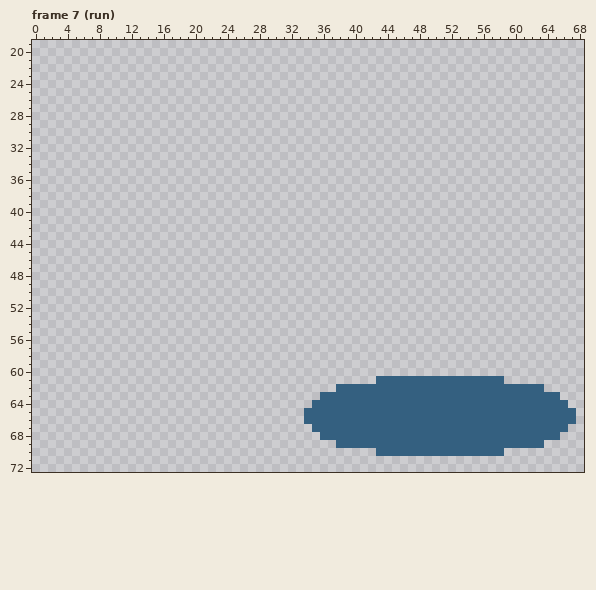
Pixel-art file -- assets_src/image/units/thief/cherrystone/battle_thief_gold_cherrystone2.ase. The picture above was drawn from the file before the commit.
85x77 pixels, 29 frames. Shown: frame 7 (run): x 0..68, y 19..72. The commit also changed other frames, which this record leaves out.
New version:
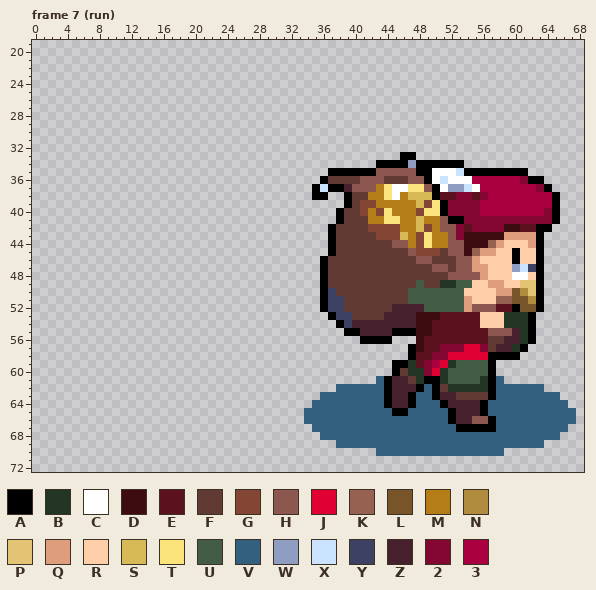
Palette (. is transparent): A #000000  B #233524  C #ffffff  D #3c0c11  E #5c111e  F #623a34  G #844634  H #8c574f  J #e00031  K #976152  L #785528  M #b47d18  N #b08c3e  P #e3c374  Q #de9d7b  R #ffcfaa  S #d7b956  T #fae47b  U #435d45  V #346080  W #8f9dc2  X #cae4ff  Y #3d4265  Z #47202e  2 #830633  3 #aa003f
The edit:
{"change": "layer \"bag\" now shown"}
{"where": "frame 7 (run), layers \"bag\", \"Layer 1\""}
{"frame":7,"y":33,"x":46,"old":"..","new":"AA"}
{"frame":7,"y":34,"x":43,"old":"...........","new":"AAAAWAAAAAA"}
{"frame":7,"y":35,"x":37,"old":".........................","new":"AAAAAAHHHHHAACCCXAAAAAAAA"}
{"frame":7,"y":36,"x":36,"old":"............................","new":"AFFFFHHHFFFHHACXCCC3333332AA"}
{"frame":7,"y":37,"x":35,"old":"..............................","new":"AXAAZHHHMTCCTTHACWWXC33333332A"}
{"frame":7,"y":38,"x":35,"old":"..","new":"AA"}
{"frame":7,"y":38,"x":39,"old":"...........................","new":"AFFMMTCMSSSAEE22E233333333A"}
{"frame":7,"y":39,"x":39,"old":"...........................","new":"AFGGMMMMMSGTA2222333333333A"}
{"frame":7,"y":40,"x":38,"old":"............................","new":"AFFGMGTMMMGTTA2222333333332A"}
{"frame":7,"y":41,"x":38,"old":"............................","new":"AFFFMMTTMMSMMHAA22222222222A"}
{"frame":7,"y":42,"x":37,"old":"............................","new":"AFFFFGGGGMMSGMHH2E2222DDEEAA"}
{"frame":7,"y":43,"x":37,"old":"...........................","new":"AFFFFFGGGSMGTMMH2DDDDDQQQQA"}
{"frame":7,"y":44,"x":37,"old":"...........................","new":"AFFFFFFFHHMGTMMHHDDDKQRRRQA"}
{"frame":7,"y":45,"x":37,"old":"...........................","new":"AFFFFFFFFFHGGGFHHDKQQRRARRA"}
{"frame":7,"y":46,"x":36,"old":"............................","new":"AFFFFFFFFFFFHHFFFHHQRRRRARRA"}
{"frame":7,"y":47,"x":36,"old":"............................","new":"AFFFFFFFFFFFFFHHFHHQQRRRWXYA"}
{"frame":7,"y":48,"x":36,"old":"............................","new":"AFFFFFFFFFFFFFFFHHHHQRRRCCRA"}
{"frame":7,"y":49,"x":36,"old":"............................","new":"AFFFFFFFFFFFUFFBBUURRQQRRPPA"}
{"frame":7,"y":50,"x":36,"old":"............................","new":"AYFFFFFFFFFUUUUUUURRRRQQLNPA"}
{"frame":7,"y":51,"x":36,"old":"............................","new":"AYYFFFFFFFFUUUUUUUQRRRKKLLNA"}
{"frame":7,"y":52,"x":36,"old":"............................","new":"AYYFFFFFFZZZZUUUUUQHHHEEALLA"}
{"frame":7,"y":53,"x":37,"old":"..........................","new":"AYYFFFFZZZZDDDEEEEERRRBBBA"}
{"frame":7,"y":54,"x":38,"old":".........................","new":"AYZZZZZZZZDDEEEEEERRRBBBA"}
{"frame":7,"y":55,"x":39,"old":"........................","new":"AAZZZZAAADDEEEEEEEHHHZBA"}
{"frame":7,"y":56,"x":41,"old":"....","new":"AAAA"}
{"frame":7,"y":56,"x":48,"old":"...............","new":"DEEEEEEEEFFZZBA"}
{"frame":7,"y":57,"x":47,"old":"...............","new":"ADEE222JJ2FZZBA"}
{"frame":7,"y":58,"x":47,"old":"..............","new":"AEE22JJJJJAAAA"}
{"frame":7,"y":59,"x":45,"old":".............","new":"AABE23JBUUUUA"}
{"frame":7,"y":60,"x":45,"old":".............","new":"AFBB2JBUUUUUA"}
{"frame":7,"y":61,"x":44,"old":"VVVVVVVVVVVVVV","new":"AZZFBAABUUUUBA"}
{"frame":7,"y":62,"x":44,"old":"VVVVV","new":"AZZZA"}
{"frame":7,"y":62,"x":50,"old":"VVVVVVVV","new":"AFBBBBBA"}
{"frame":7,"y":63,"x":44,"old":"VVVV","new":"AZZA"}
{"frame":7,"y":63,"x":50,"old":"VVVVVVVV","new":"AZZFFFFA"}
{"frame":7,"y":64,"x":44,"old":"VVVV","new":"AZZA"}
{"frame":7,"y":64,"x":51,"old":"VVVVVV","new":"AZZZZA"}
{"frame":7,"y":65,"x":45,"old":"VV","new":"AA"}
{"frame":7,"y":65,"x":52,"old":"VVVVV","new":"AZZZA"}
{"frame":7,"y":66,"x":52,"old":"VVVVVV","new":"AZZHHA"}
{"frame":7,"y":67,"x":53,"old":"VVVVV","new":"AAAAA"}
{"label":"changed","picture_box":[312,152,560,432]}
